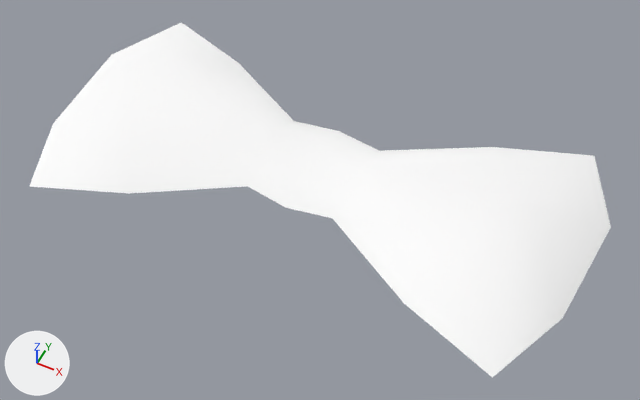
The glTF model public/3d/item/model__item__room.ofs_2941_0/2941head091_c.gltf as it was, and as the next commit left it.
One viewpoint serves both versions: a camera (50 mm lens) standing at (0.422, -0.825, 0.905) and looking at (0.035, -0.05, -0.065). Every picture has the same lights, and +X, +Y and +Z are marked at lower left. The older version comes first.

The first picture shows '2941head091_c'.
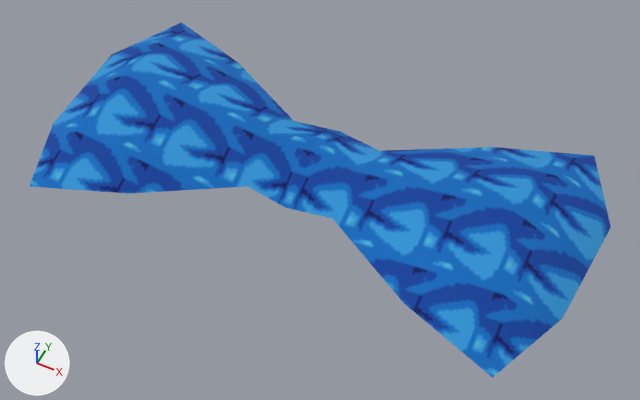
Diff of the bpy script that builds the scene:
```diff
--- a/public/3d/item/model__item__room.ofs_2941_0/2941head091_c.gltf.py
+++ b/public/3d/item/model__item__room.ofs_2941_0/2941head091_c.gltf.py
@@ img_zc08_rib05 @@
+img_zc08_rib05 = load_image('zc08_rib05', '_unpacked/zc08_rib05', 32, 32, 'sRGB')
@@ mat_zc08_hat91 @@
 mat_zc08_hat91 = principled_material('zc08_hat91')
-mat_zc08_hat91.base_color = (1.0, 1.0, 1.0)  # white #ffffff
+mat_zc08_hat91.texture = img_zc08_rib05
 mat_zc08_hat91.roughness = 1.0
```

Changed parts and their boxes (x1, y1, x2, y2) in the pictures (640 x 400 px):
'2941head091_c', surface changed (white to blue)
    both: (29, 22, 611, 378)
